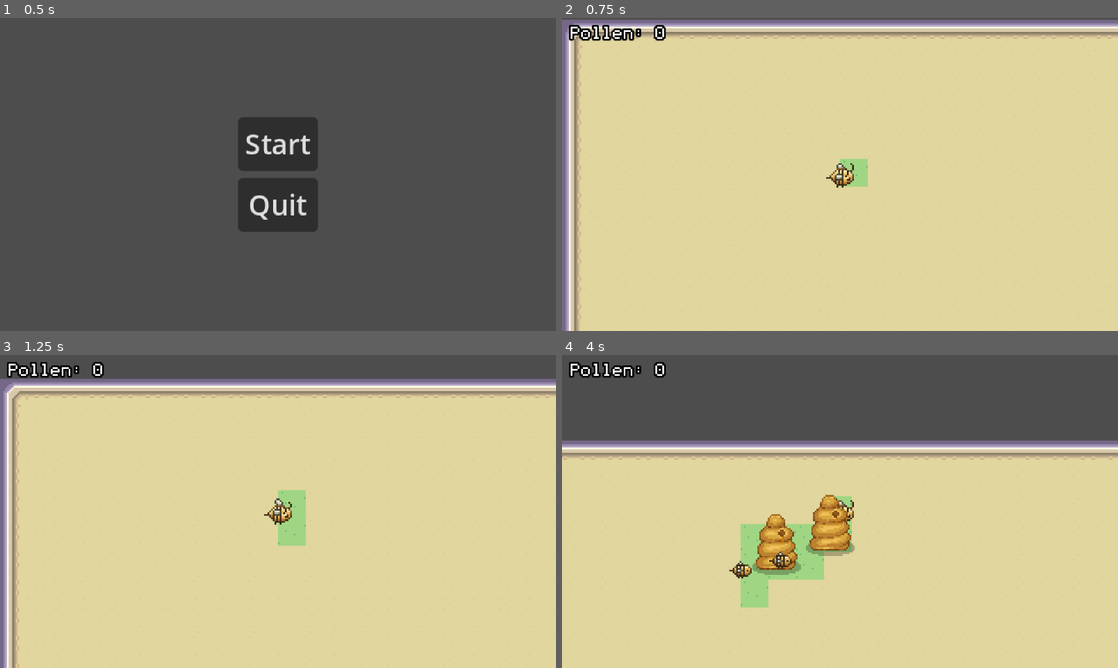
Above: before the commit, frames 1-4 (two rows, left to right).
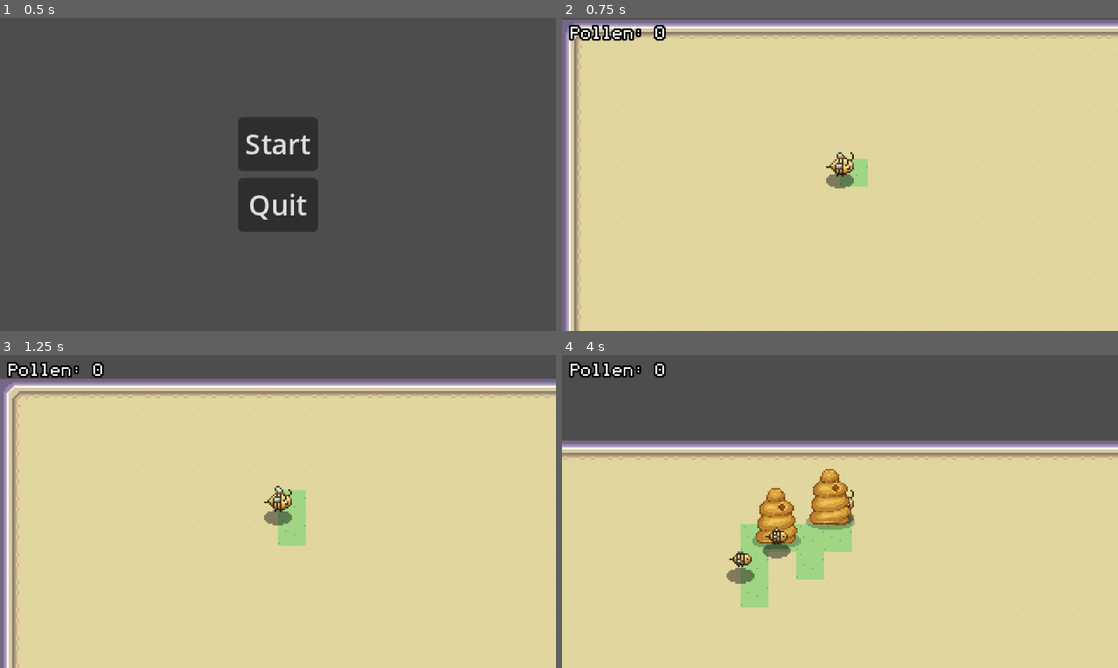
Above: after the commit, the same moments.

Repository: takanazwa5/HelloGameJam2025
Game: Godot game, scene res://scenes/main/main.tscn
Same seed, same stepped clock (60 frames per second), same inputs: the game is played once before the commit and once after it.
Inputs (mouse positions are in pixels of both pictures, inside the frame that each line leads up to):
- Up to frame 1 (0.5 s): no input
- Up to frame 2 (0.75 s): click "Start" at 0.5 s
- Up to frame 3 (1.25 s): no input
- Up to frame 4 (4 s): move the mouse to (962, 495) at 1.27 s; hold 1 (SpawnBee) 1.28-2.03 s; move the mouse to (728, 527) at 2.02 s; tap 2 (SpawnBeeHive) at 2.1, 3.6 s; move the mouse to (895, 442) at 2.77 s; hold 1 (SpawnBee) 2.78-3.53 s; move the mouse to (812, 574) at 3.52 s

Frame 1 is identical in both runs. In frame 2, 0.4% of the frame differs, in the area x 47-53%, y 42-55%; in frame 3, 0.4%; in frame 4, 3.8%, in the area x 29-53%, y 36-74%.
Error before the commit: Invalid access to property or key 'position' on a base object of type 'Nil'. (res://features/Bee/worker_bee.gd:20)
Error after the commit: Invalid access to property or key 'position' on a base object of type 'Nil'. (res://features/Bee/worker_bee.gd:31)

Commit message:
Updated game

Diff:
--- /dev/null
+++ b/features/Bee/bee_animation.gd
@@ -0,0 +1,27 @@
+extends Node2D
+
+var moving_down : bool = true
+var base_position : Vector2
+
+const tween_duration : float = 0.25
+const animation_move_value : float = 2.0
+
+
+func _ready() -> void:
+	base_position = position
+	change_state()
+
+
+func change_state():
+	var tween = get_tree().create_tween()
+
+	moving_down = !moving_down
+
+	var target_pos : Vector2 = Vector2.ZERO
+	if moving_down:
+		target_pos = base_position + Vector2(0.0, -animation_move_value)
+	else:
+		target_pos = base_position + Vector2(0.0, animation_move_value)
+
+	tween.tween_property(self, "position", target_pos, tween_duration)
+	tween.tween_callback(change_state)
--- a/features/Bee/worker_bee.gd
+++ b/features/Bee/worker_bee.gd
@@ -9,11 +9,22 @@
 var fixed_tile : bool = true
 
 var wait_timer = 0.0
+var work_timer = 0.0
+var working = false
 
 func _process(delta: float) -> void:
 	if wait_timer > 0.0:
 		wait_timer -= delta
-		pass
+		return
+
+	if work_timer > 0.0:
+		work_timer -= delta
+
+		return
+
+	if working:
+		working = false
+		level.set_tile(LevelGenerator.TileType.NORMAL, target_pos.x / 16, target_pos.y / 16)
 
 	var current_destination = Vector2(0, 0)
 	if fixed_tile:
@@ -29,8 +40,10 @@
 	if position.distance_to(current_destination) < 0.1:
 		if fixed_tile:
 			target_pos = get_best_tile()
+			wait_timer = 1.0
 		else:
-			level.set_tile(LevelGenerator.TileType.NORMAL, target_pos.x / 16, target_pos.y / 16)
+			work_timer = 0.5
+			working = true
 
 		fixed_tile = !fixed_tile
 
--- a/features/Bee/worker_bee.tscn
+++ b/features/Bee/worker_bee.tscn
@@ -1,7 +1,9 @@
-[gd_scene load_steps=6 format=3 uid="uid://b6bfml3ty40rv"]
+[gd_scene load_steps=8 format=3 uid="uid://b6bfml3ty40rv"]
 
 [ext_resource type="Script" uid="uid://k3gkv74rbagu" path="res://features/Bee/worker_bee.gd" id="1_1tbwd"]
 [ext_resource type="Texture2D" uid="uid://vtt7em3y0o2l" path="res://features/beehive/bee_small.png" id="2_1tbwd"]
+[ext_resource type="Texture2D" uid="uid://da0tvmbnrkt5i" path="res://features/obstacles/shadow.png" id="3_77wol"]
+[ext_resource type="Script" uid="uid://cggxwuxy8x86u" path="res://features/Bee/bee_animation.gd" id="3_fdg3g"]
 
 [sub_resource type="AtlasTexture" id="AtlasTexture_1tbwd"]
 atlas = ExtResource("2_1tbwd")
@@ -32,4 +34,10 @@
 y_sort_enabled = true
 sprite_frames = SubResource("SpriteFrames_fdg3g")
 autoplay = "default"
-frame_progress = 0.740714
+frame_progress = 0.397684
+offset = Vector2(0, -5)
+script = ExtResource("3_fdg3g")
+
+[node name="Shadow" type="Sprite2D" parent="."]
+modulate = Color(1, 1, 1, 0.470588)
+texture = ExtResource("3_77wol")
--- a/features/beehive/beehive.gd
+++ b/features/beehive/beehive.gd
@@ -1 +1,4 @@
 class_name  BeeHive extends Node2D
+
+func _process(delta: float) -> void:
+	pass
--- a/features/beehive/beehive.tscn
+++ b/features/beehive/beehive.tscn
@@ -9,3 +9,4 @@
 [node name="Sprite2D" type="Sprite2D" parent="."]
 y_sort_enabled = true
 texture = ExtResource("2_ibugi")
+offset = Vector2(0, -15)
--- a/features/level/level_generator.gd
+++ b/features/level/level_generator.gd
@@ -55,12 +55,9 @@
 func set_tile(tile_type : TileType, pos_x : int, pos_y : int) -> void:
 	var used_rect : Rect2i = tilemap_layer.get_used_rect()
 	if pos_x >= used_rect.size.x || pos_x < 0:
-		pass
-
+		return
 	if pos_y >= used_rect.size.y || pos_y < 0:
-		pass
-
-
+		return
 
 	var current_tile : LevelTileData = map_grid[pos_x][pos_y]
 
--- a/features/player/player.tscn
+++ b/features/player/player.tscn
@@ -1,8 +1,10 @@
-[gd_scene load_steps=10 format=3 uid="uid://res5ogmnb6qh"]
+[gd_scene load_steps=12 format=3 uid="uid://res5ogmnb6qh"]
 
 [ext_resource type="Script" uid="uid://lqdijs65lcw0" path="res://features/player/player.gd" id="1_sjcu7"]
 [ext_resource type="Texture2D" uid="uid://d22jyfu7uavye" path="res://features/player/player.png" id="2_fcb3x"]
+[ext_resource type="Script" uid="uid://cggxwuxy8x86u" path="res://features/Bee/bee_animation.gd" id="3_6xbq4"]
 [ext_resource type="PackedScene" uid="uid://dew7m6ikx6mwt" path="res://features/game_user_interface/user_interface.tscn" id="3_emvbc"]
+[ext_resource type="Texture2D" uid="uid://da0tvmbnrkt5i" path="res://features/obstacles/shadow.png" id="4_i250s"]
 
 [sub_resource type="AtlasTexture" id="AtlasTexture_fcb3x"]
 atlas = ExtResource("2_fcb3x")
@@ -41,7 +43,7 @@
 }]
 
 [sub_resource type="RectangleShape2D" id="RectangleShape2D_ao3hl"]
-size = Vector2(16, 16)
+size = Vector2(16, 15)
 
 [node name="Player" type="CharacterBody2D"]
 motion_mode = 1
@@ -53,8 +55,15 @@
 animation = &"Bee"
 autoplay = "Bee"
 frame_progress = 0.881772
+offset = Vector2(0, -7.685)
+script = ExtResource("3_6xbq4")
+
+[node name="Shadow" type="Sprite2D" parent="."]
+modulate = Color(1, 1, 1, 0.470588)
+texture = ExtResource("4_i250s")
 
 [node name="CollisionShape2D" type="CollisionShape2D" parent="."]
+position = Vector2(0, -7.5)
 shape = SubResource("RectangleShape2D_ao3hl")
 
 [node name="Camera2D" type="Camera2D" parent="."]
Not shown, added: features/Bee/bee_animation.gd.uid
Binary file added: features/obstacles/shadow.aseprite
Binary file added: features/obstacles/shadow.png
Not shown, added: features/obstacles/shadow.png.import
